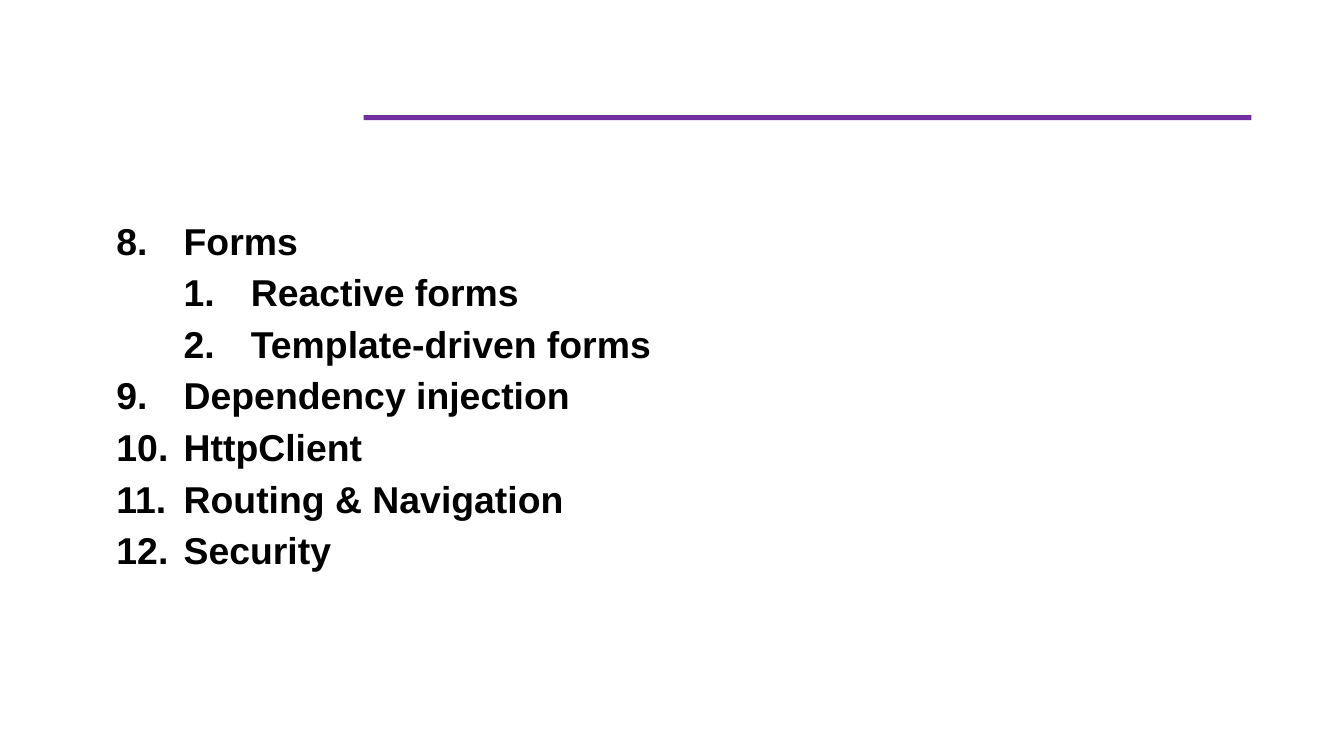
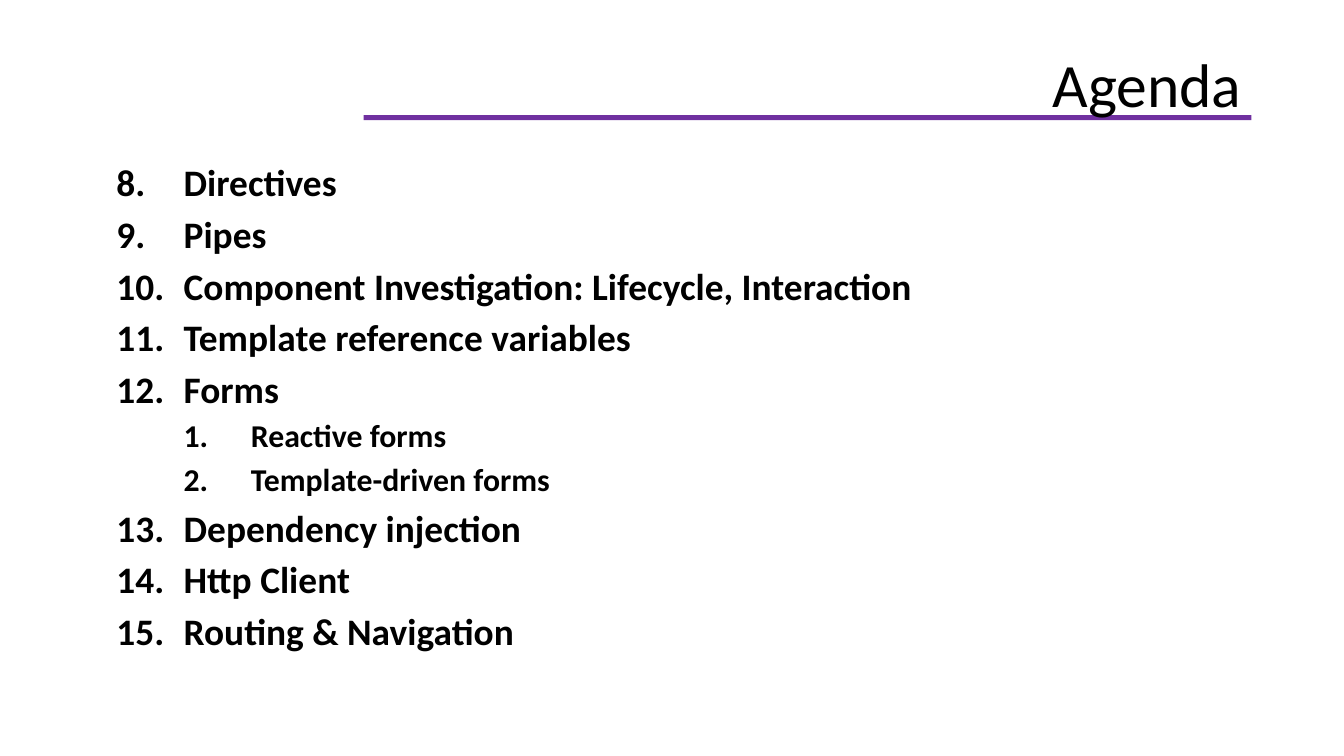
Before and after one commit to helenhash/angular-training, a slide deck: slide 3 of docs/Angular Training.pptx. Drawn at 1344x756 pixels with LibreOffice and Linux fonts; fonts in the diff are those of the drawing; background and template pictures are left out. Boxes give left, top, right and bottom in pixels: in the first picture for what was removed or moved away, otherwise in the second. Text is boxed around its words. In the diff, an @@ line names an element or a change of style, - is before the commit and + after.

```diff
--- a/docs/Angular Training.pptx
+++ b/docs/Angular Training.pptx
@@ title added at bbox=[1053, 64, 1242, 120], 33 pt, text #000000 @@
+Agenda
@@ text "Directives": place and size @@
-text "Directives" at bbox=[184, 229, 651, 572]
+text "Directives" at bbox=[184, 169, 912, 652]
@@ text at bbox=[184, 169, 912, 357]: paragraphs added @@
+8. Directives
+9. Pipes
+10. Component Investigation: Lifecycle, Interaction
+11. Template reference variables
@@ text at bbox=[184, 378, 549, 652]: font Arial to Calibri in "Forms", "Reactive forms", "Template-driven forms", "Dependency injection" and 1 more places; size 20 to 17 pt in "Reactive forms", "Template-driven forms" @@
@@ text at bbox=[184, 537, 331, 572]: paragraph removed @@
-12. Security
@@ text at bbox=[184, 566, 350, 599]: text changed; font Arial to Calibri @@
-10. HttpClient
+14. Http Client
```
Also in this commit, not shown: 43 other slides changed, 9 slides added, 9 slides removed, 18 other files.
